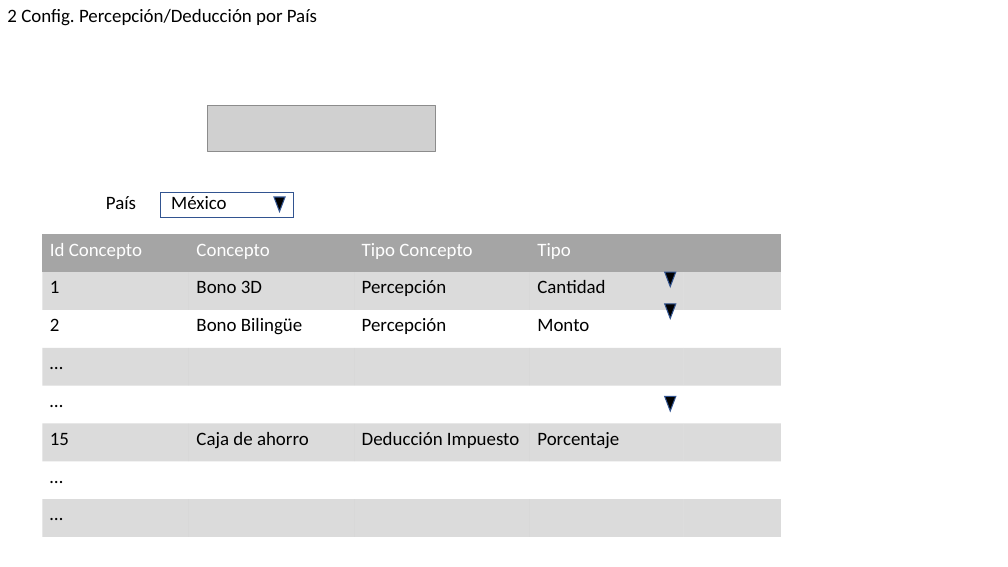
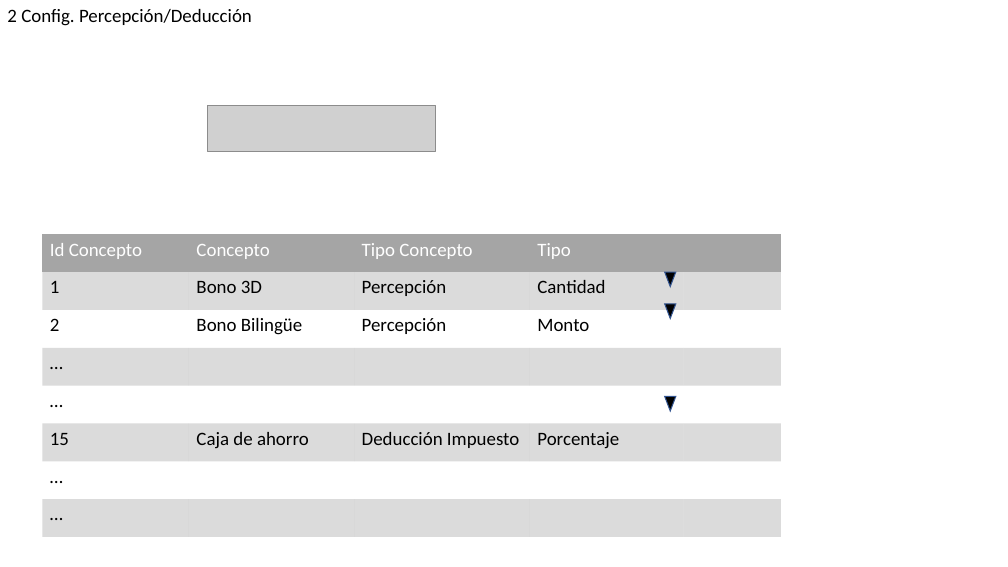
Before and after one commit to jas12345/ASN, a slide deck: slide 6 of Documentos/Prototipos ASN.odp (slide 4 before the commit). Drawn at 1008x567 pixels with LibreOffice and Linux fonts; fonts in the diff are those of the drawing; grey boxes stand for pictures. Boxes give left, top, right and bottom in pixels: in the first picture for what was removed or moved away, otherwise in the second. Text is boxed around its words. In the diff, an @@ line names an element or a change of style, - is before the commit and + after.

Commit message:
Adecuaciones con Web.config y documentos nuevos.

```diff
--- a/Documentos/Prototipos ASN.odp
+++ b/Documentos/Prototipos ASN.odp
@@ text at (7, 9, 252, 26): text changed @@
-2 Config. Percepción/Deducción por País
+2 Config. Percepción/Deducción
@@ text removed at (106, 196, 136, 209) @@
-País
@@ rectangle removed at (160, 192, 293, 218) @@
@@ text removed at (171, 196, 227, 209) @@
-México
@@ triangle removed at (274, 197, 285, 212) @@
```
Also in this commit, not shown: 1 other slide changed, 5 slides added, 6 other files.
